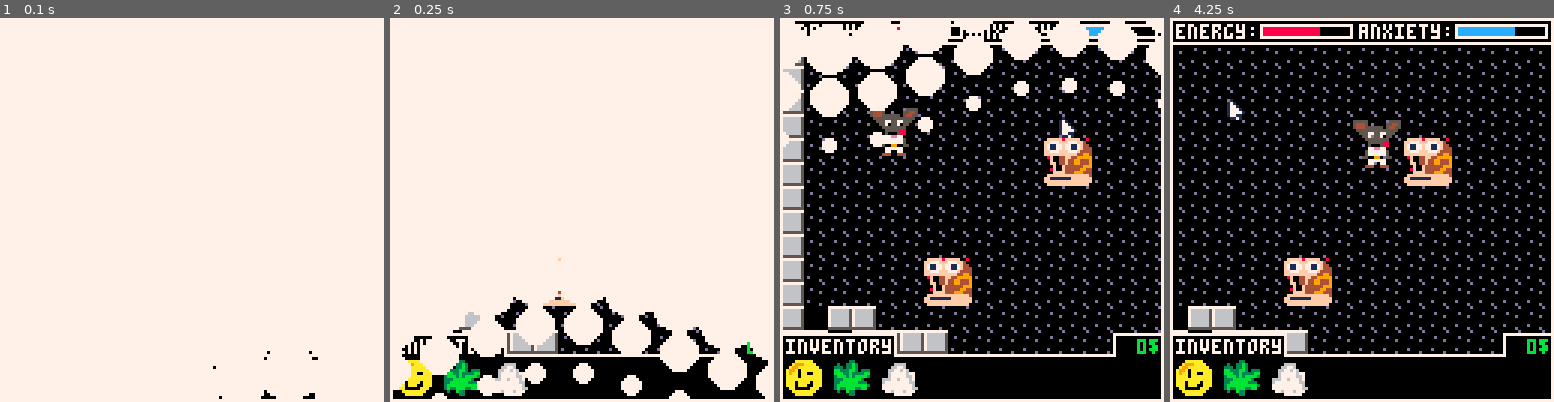
Above: before the commit, frames 1-4 (left to right).
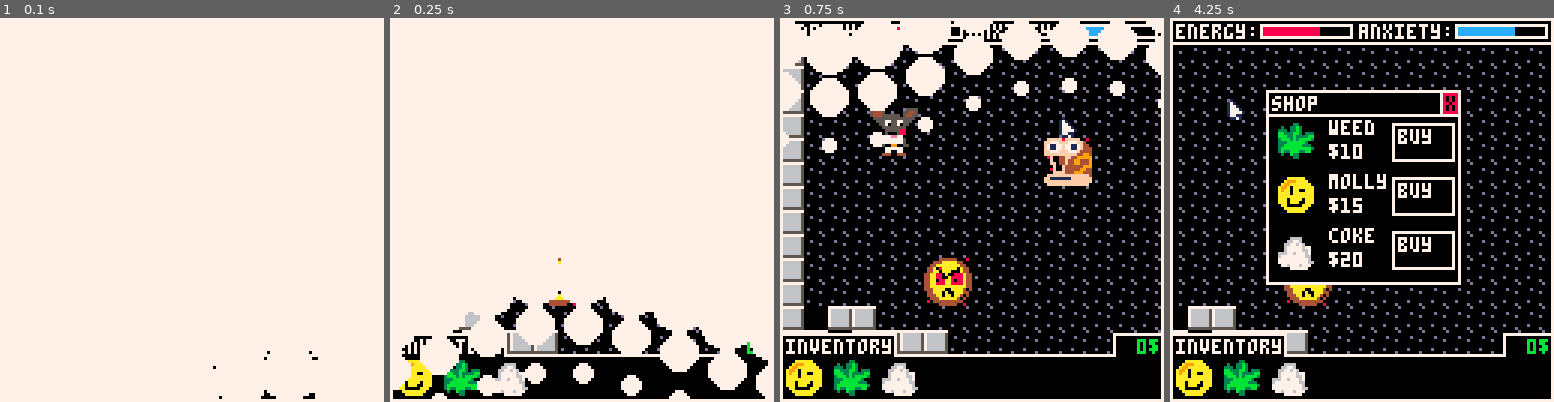
Above: after the commit, the same moments.

Repository: ekaktusz/ld53delivery
Game: PICO-8 cartridge delivery.p8
The game is run twice, just before and just after one commit, with the same random seed, the same clock (stepped at 60 frames per second) and the same inputs.
Inputs (mouse positions are in pixels of both pictures, inside the frame that each line leads up to):
- Up to frame 1 (0.1 s): no input
- Up to frame 2 (0.25 s): no input
- Up to frame 3 (0.75 s): tap X (X key) at 0.33 s; click (1060, 121) at 0.67 s
- Up to frame 4 (4.25 s): tap X (X key) at 1.07, 1.85, 2.97, 4.08 s; click (1216, 267) at 1.22 s; hold Right 1.6-2.1 s; click (1277, 114) at 1.77 s; hold Up 2.15-2.42 s; click (1342, 259) at 2.32 s; hold Right 2.47-3.03 s; click (1404, 106) at 2.87 s; hold Left 3.08-3.58 s; click (1465, 256) at 3.42 s; hold Down 3.63-3.97 s; click (1231, 102) at 3.97 s; hold Right from 4.02 s (still down)

Frame 1 is identical in both runs. In frame 2, 0.2% of the frame differs, in the area x 39-49%, y 62-75%; in frame 3, 1.4%; in frame 4, 11%, in the area x 25-76%, y 18-75%.

Commit message:
inventory and shop

Diff:
--- a/delivery.p8
+++ b/delivery.p8
@@ -60,15 +60,15 @@
 __map__
 0414141414141414141414141414141414141414140000000000000000000000000000000000000000000000000000000000000000000000000000000000000000000000000000000000000000000000000000000000000000000000000000000000000000000000000000000000000000000000000000000000000000000000
 0414141414141414141414141414141414141414141414141414141414000000000000000000000000000000000000000000000000000000000000000000000000000000000000000000000000000000000000000000000000000000000000000000000000000000000000000000000000000000000000000000000000000000
-0414141414141414141414141414141414140814141414141414242514000000000000000000000000000000000000000000000000000000000000000000000000000000000000000000000000000000000000000000000000000000000000000000000000000000000000000000000000000000000000000000000000000000
-0414141414141414141414141414141414141414141414141414343514000000000000000000000000000000000000000000000000000000000000000000000000000000000000000000000000000000000000000000000000000000000000000000000000000000000000000000000000000000000000000000000000000000
+0414141414141414141414141414141414140814141414141414141414000000000000000000000000000000000000000000000000000000000000000000000000000000000000000000000000000000000000000000000000000000000000000000000000000000000000000000000000000000000000000000000000000000
+0414141414141414141414141414141414141414141414141414141414000000000000000000000000000000000000000000000000000000000000000000000000000000000000000000000000000000000000000000000000000000000000000000000000000000000000000000000000000000000000000000000000000000
 0414141414141414141414141414141414141414141414141414141414000000000000000000000000000000000000000000000000000000000000000000000000000000000000000000000000000000000000000000000000000000000000000000000000000000000000000000000000000000000000000000000000000000
 0414141414141414141414081414141414141414141414141414141414000000000000000000000000000000000000000000000000000000000000000000000000000000000000000000000000000000000000000000000000000000000000000000000000000000000000000000000000000000000000000000000000000000
 0414141414141414141414141414141414141414141414141414141414000000000000000000000000000000000000000000000000000000000000000000000000000000000000000000000000000000000000000000000000000000000000000000000000000000000000000000000000000000000000000000000000000000
 0414141414141414141414141414141414141414141414141414141414000000000000000000000000000000000000000000000000000000000000000000000000000000000000000000000000000000000000000000000000000000000000000000000000000000000000000000000000000000000000000000000000000000
 0414141414141414141414141414141414141414141414141414141414000000000000000000000000000000000000000000000000000000000000000000000000000000000000000000000000000000000000000000000000000000000000000000000000000000000000000000000000000000000000000000000000000000
 0414141414141414141414141414141414141414141414141414141414000000000000000000000000000000000000000000000000000000000000000000000000000000000000000000000000000000000000000000000000000000000000000000000000000000000000000000000000000000000000000000000000000000
-0414141414140814141414141414141414141414141414141414141414000000000000000000000000000000000000000000000000000000000000000000000000000000000000000000000000000000000000000000000000000000000000000000000000000000000000000000000000000000000000000000000000000000
+0414141414142414141414141414141414141414141414141414141414000000000000000000000000000000000000000000000000000000000000000000000000000000000000000000000000000000000000000000000000000000000000000000000000000000000000000000000000000000000000000000000000000000
 0414141414141414141414141414141414141414141414141414141414000000000000000000000000000000000000000000000000000000000000000000000000000000000000000000000000000000000000000000000000000000000000000000000000000000000000000000000000000000000000000000000000000000
 0400040414141414141414141414141414141414141414141414141414000000000000000000000000000000000000000000000000000000000000000000000000000000000000000000000000000000000000000000000000000000000000000000000000000000000000000000000000000000000000000000000000000000
 0404000404040414141414141414141414141414141414141414141414000000000000000000000000000000000000000000000000000000000000000000000000000000000000000000000000000000000000000000000000000000000000000000000000000000000000000000000000000000000000000000000000000000
--- a/include/dealer.lua
+++ b/include/dealer.lua
@@ -23,7 +23,30 @@
     dealer.buy_btn1.on_click = function()
         --inventory_add_drug("marijuana")
         if not mouse.old_click and mouse.click then
-            money-=10
+            if not inventory_is_full() then
+                money-=10
+                inventory_add_drug(drug_new("marijuana"))
+            end
+        end
+    end
+
+    dealer.buy_btn2.on_click = function()
+        --inventory_add_drug("marijuana")
+        if not mouse.old_click and mouse.click then
+            if not inventory_is_full() then
+                money-=15
+                inventory_add_drug(drug_new("ecstasy"))
+            end
+        end
+    end
+
+    dealer.buy_btn3.on_click = function()
+        --inventory_add_drug("marijuana")
+        if not mouse.old_click and mouse.click then
+            if not inventory_is_full() then
+                money-=20
+                inventory_add_drug(drug_new("cocaine"))
+            end
         end
     end
 end
--- a/include/inventory.lua
+++ b/include/inventory.lua
@@ -70,3 +70,13 @@
         end
     end
 end
+
+function inventory_is_full()
+    for i=1,8,1 do
+        local item = inventory.items[i]
+        if item == nil then
+            return false
+        end
+    end
+    return true
+end
